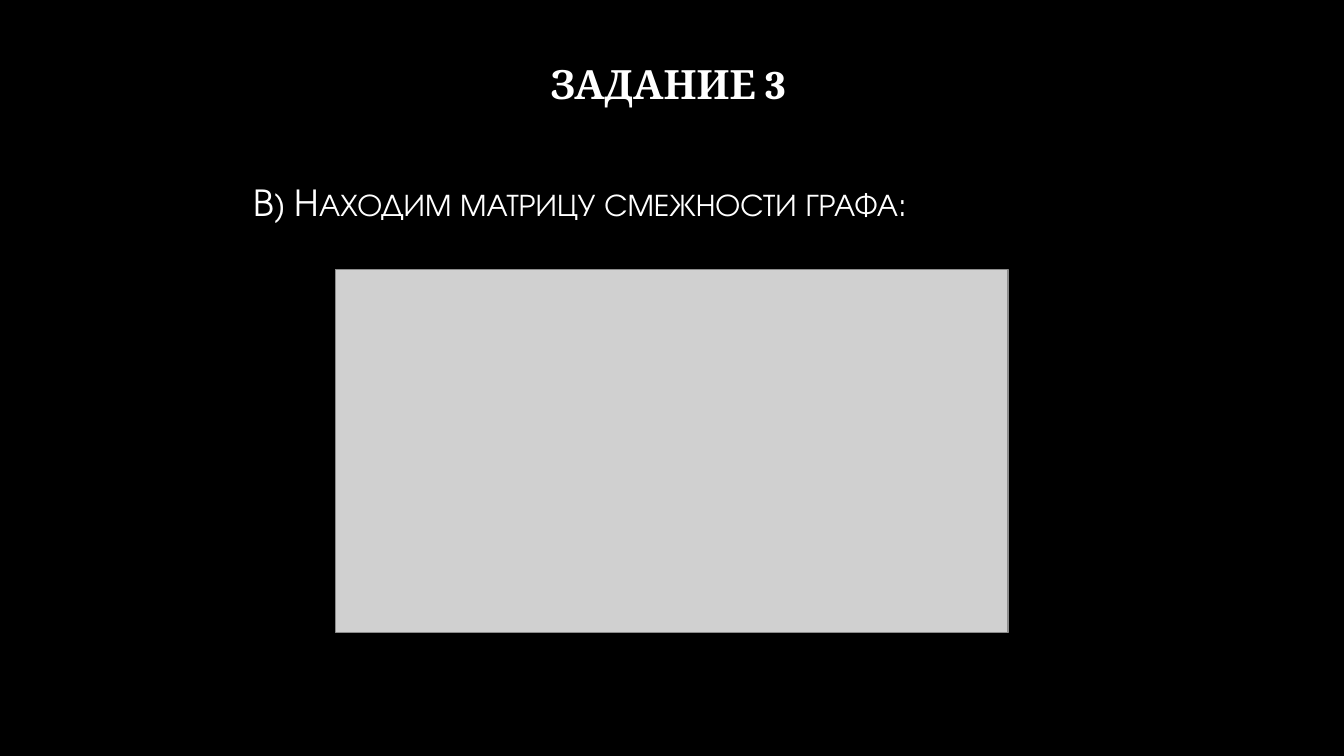
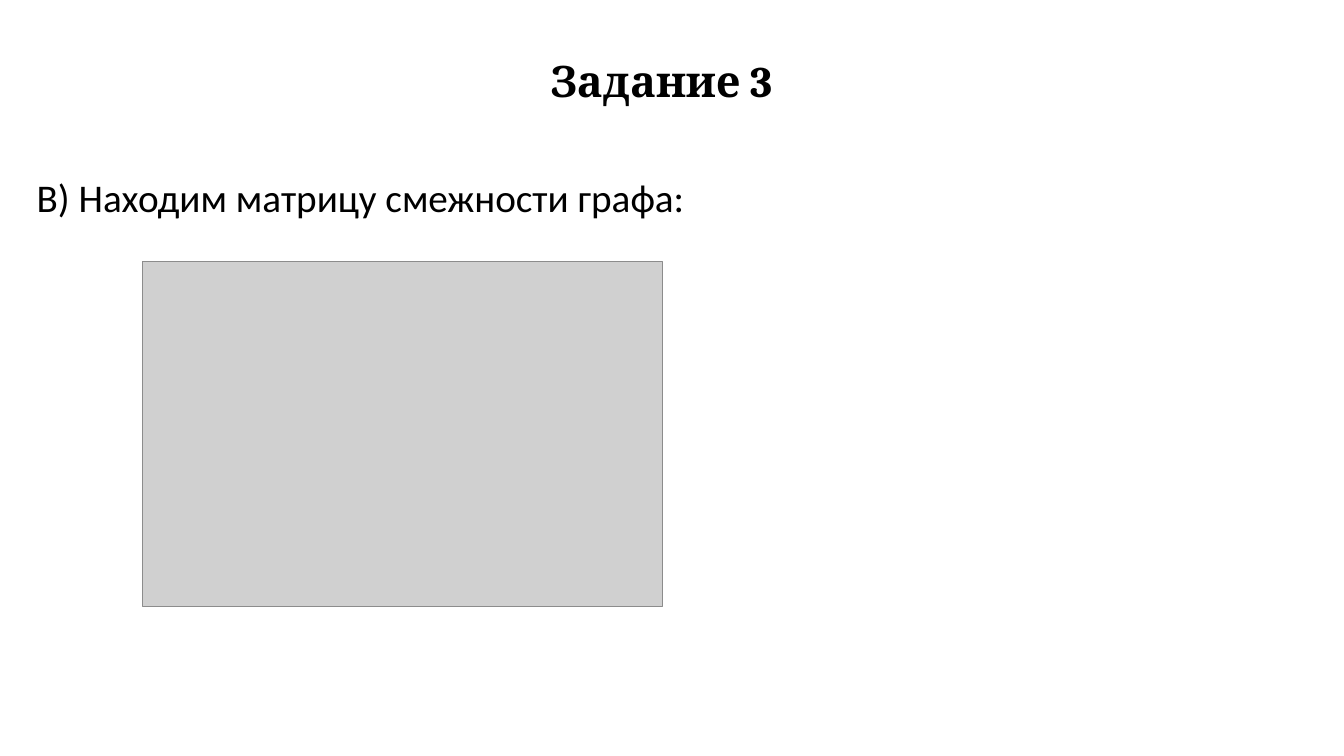
Before and after one commit to Lustitel/PPP_Labs, a slide deck: slide 8 of Lab2 презентация.pptx. Drawn at 1344x756 pixels with LibreOffice and Linux fonts; fonts in the diff are those of the drawing; grey boxes stand for pictures; background and template pictures are left out. Boxes give left, top, right and bottom in pixels: in the first picture for what was removed or moved away, otherwise in the second. Text is boxed around its words. In the diff, an @@ line names an element or a change of style, - is before the commit and + after.

```diff
--- a/Lab2 презентация.pptx
+++ b/Lab2 презентация.pptx
@@ background picture (left out) to #FFFFFF @@
@@ title at [550, 65, 772, 106]: text changed; size 28.8 to 31 pt; text colour gradient #FFFFFF to #A6A6A6 to #000000 @@
-ЗАДАНИЕ 3
+Задание 3
@@ text "В) Находим матрицу смежности графа:": place and size @@
-text "В) Находим матрицу смежности графа:" at [254, 189, 899, 220]
+text "В) Находим матрицу смежности графа:" at [37, 183, 685, 219]
@@ text "В) Находим матрицу смежности графа:" at [37, 183, 685, 219]: font TeX Gyre Adventor to Calibri, text colour gradient #FFFFFF to #BFBFBF to #000000, small capitals off; line spacing 1 to 0.9; less space between paragraphs; vertical alignment middle to top @@
@@ picture added at [142, 262, 662, 607] @@
@@ picture removed at [336, 269, 1008, 632] @@
```
Also in this commit, not shown: 24 other slides changed, 1 other file.
